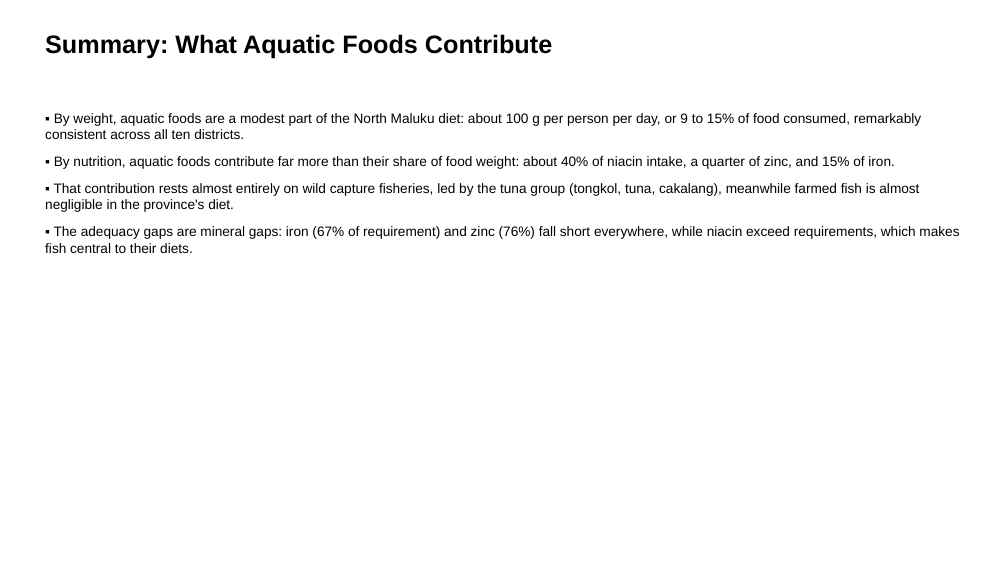
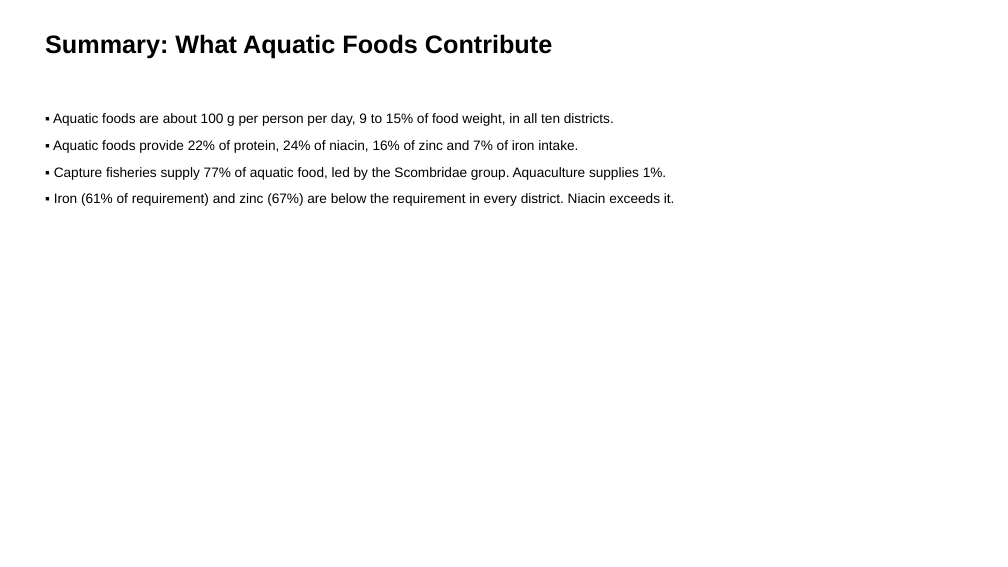
Before and after one commit to Lelsler/north_maluku, a slide deck: slide 12 of figures/north_maluku_consumption.pptx (slide 10 before the commit). Drawn at 1008x567 pixels with LibreOffice and Linux fonts; fonts in the diff are those of the drawing. Boxes give left, top, right and bottom in pixels: in the first picture for what was removed or moved away, otherwise in the second. Text is boxed around its words. In the diff, an @@ line names an element or a change of style, - is before the commit and + after.

```diff
--- a/figures/north_maluku_consumption.pptx
+++ b/figures/north_maluku_consumption.pptx
@@ text at (x1=53, y1=113, x2=675, y2=206): text changed @@
-▪ By weight, aquatic foods are a modest part of the North Maluku diet: about 100 g per person per day, or 9 to 15% of food consumed, remarkably consistent across all ten districts.
-▪ By nutrition, aquatic foods contribute far more than their share of food weight: about 40% of niacin intake, a quarter of zinc, and 15% of iron.
-▪ That contribution rests almost entirely on wild capture fisheries, led by the tuna group (tongkol, tuna, cakalang), meanwhile farmed fish is almost negligible in the province's diet.
-▪ The adequacy gaps are mineral gaps: iron (67% of requirement) and zinc (76%) fall short everywhere, while niacin exceed requirements, which makes fish central to their diets.
+▪ Aquatic foods are about 100 g per person per day, 9 to 15% of food weight, in all ten districts.
+▪ Aquatic foods provide 22% of protein, 24% of niacin, 16% of zinc and 7% of iron intake.
+▪ Capture fisheries supply 77% of aquatic food, led by the Scombridae group. Aquaculture supplies 1%.
+▪ Iron (61% of requirement) and zinc (67%) are below the requirement in every district. Niacin exceeds it.
```
Also in this commit, not shown: 8 other slides changed, 2 slides added, 10 other files.
